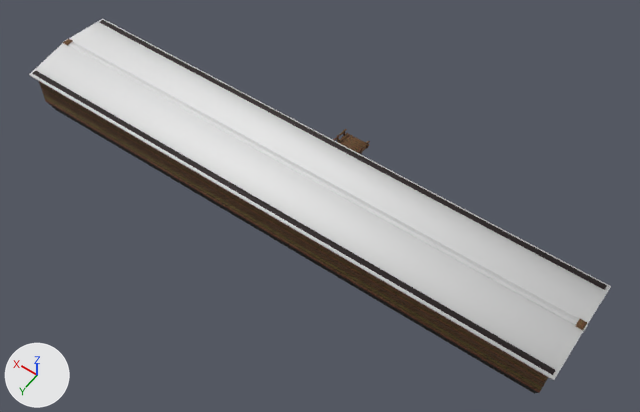
A saved change to the glTF model godot-pilot/assets/models/BLD_NoahsArk.glb.
Rendered twice from a camera (50 mm lens) standing at (-58.5, 74.1, 120.4) and looking at (-4.3, -1.7, 1.2). The lights are fixed; the arrows at lower left show +X, +Y and +Z. The picture after the commit comes second.

Script lines for the objects in view, before the commit:
```python
me_stage2_hullbackends = bpy.data.meshes.new('Stage2_HullBackEnds')
me_stage2_hullbackends.from_pydata(...)  # 472 vertices, 708 faces; spans x -51.8..51.8, y -8.9..8.7, z 0.0..10.6
me_stage2_hullbackends.materials.append(mat_material_1)  # picture img_image_1
me_stage2_hullbackends_bitumen = bpy.data.meshes.new('Stage2_HullBackEnds_Bitumen')
me_stage2_hullbackends_bitumen.from_pydata(...)  # 88 vertices, 132 faces; spans x -51.4..51.4, y -8.4..8.9, z 0.1..9.6
me_stage2_hullbackends_bitumen.materials.append(mat_material_2)  # picture img_image_2
me_stage3_roofcutaway = bpy.data.meshes.new('Stage3_RoofCutaway')
me_stage3_roofcutaway.from_pydata(...)  # 24 vertices, 36 faces; spans x -52.0..52.0, y -9.4..9.4, z 8.9..10.6
me_stage3_roofcutaway.materials.append(mat_material_5)  # its picture is missing
ob_stage2_hullbackends_bitumen_mesh = bpy.data.objects.new('Stage2_HullBackEnds_Bitumen_Mesh', me_stage2_hullbackends_bitumen)
ob_stage2_hullbackends_bitumen_mesh.location = (0.0, 0.0, 0.0)
ob_stage2_hullbackends_mesh = bpy.data.objects.new('Stage2_HullBackEnds_Mesh', me_stage2_hullbackends)
ob_stage2_hullbackends_mesh.location = (0.0, 0.0, 0.0)
ob_stage3_roofcutaway_mesh = bpy.data.objects.new('Stage3_RoofCutaway_Mesh', me_stage3_roofcutaway)
ob_stage3_roofcutaway_mesh.location = (0.0, 0.0, 0.0)
# also in view: 'Stage2_HullFrontCutaway_Bitumen_Mesh' at (0.0, -8.1, 4.8)
```
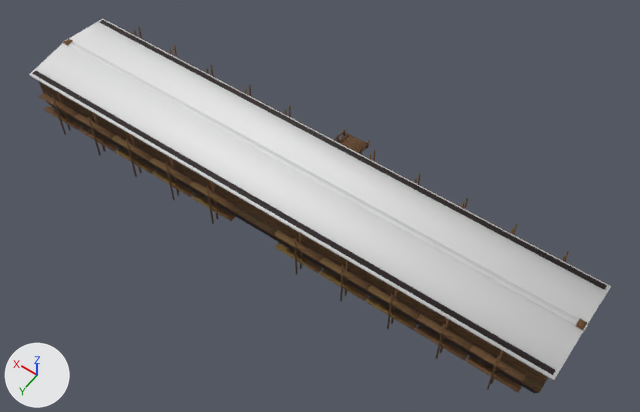
What differs and where, as boxes [x1, y1, x2, y2] in the pictures (640 x 412 px):
'StageScaffold_Mesh', added
    after: [39, 27, 590, 393]

The change, as a diff of the scene's bpy script:
```diff
--- a/godot-pilot/assets/models/BLD_NoahsArk.glb.py
+++ b/godot-pilot/assets/models/BLD_NoahsArk.glb.py
@@ img_image_7 @@
+img_image_7 = load_image('Image_7', '_unpacked/Image_7', 512, 512, 'sRGB')
@@ mat_material_7 @@
+mat_material_7 = principled_material('Material_7')
+mat_material_7.texture = img_image_7
+mat_material_7.roughness = 0.92
@@ me_stagescaffold @@
+me_stagescaffold.from_pydata(...)  # 960 vertices, 1440 faces; spans x -48.3..48.3, y -11.2..11.2, z 0.0..9.8
+me_stagescaffold.materials.append(mat_material_7)  # picture img_image_7
@@ ob_stagescaffold_mesh @@
+ob_stagescaffold_mesh = bpy.data.objects.new('StageScaffold_Mesh', me_stagescaffold)
+ob_stagescaffold_mesh.location = (0.0, 0.0, 0.0)
```
